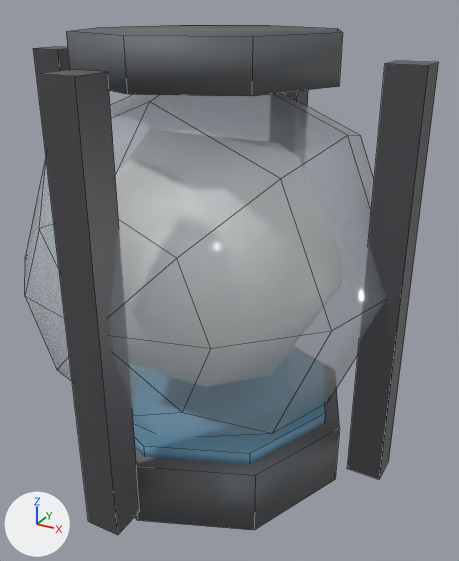
An edit to the Blender file assets/source/obj_core.blend, drawn before and after from the same camera.
Before and after are seen from a camera (50 mm lens) standing at (0.746, -1.267, 1.126) and looking at (0.047, 0.004, 0.491). The axes (+X, +Y, +Z) are drawn at lower left. The lights are the same throughout. The older version comes first. Mesh edges are drawn as thin lines.

In view in the first picture: 'obj_core'.
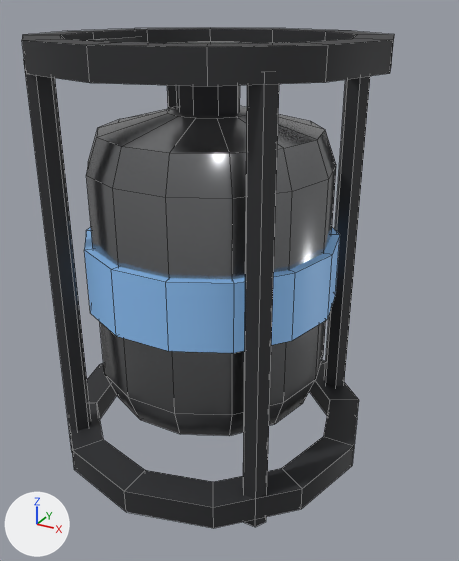
What changed in the scene script:
```text
Change mat_ns_trim:
    mat_ns_trim.roughness: 0.44 -> 0.28
Change mat_ns_body_dark:
    mat_ns_body_dark.base_color: (0.13, 0.14, 0.15) -> (0.026, 0.027, 0.03)  # dark grey #65696c -> dark grey #2d2e30
Change me_obj_core_mesh:
    remove me_obj_core_mesh.from_pydata(...)  # 142 vertices, 126 faces; spans x -0.48..0.48, y -0.48..0.48, z 0.0..1.07
    remove me_obj_core_mesh.materials.append(mat_ns_energy_white)  # white #ecedec
    remove me_obj_core_mesh.materials.append(mat_ns_glass)  # light grey #cedadf
    add me_obj_core_mesh.from_pydata(...)  # 364 vertices, 324 faces; spans x -0.4..0.4, y -0.4..0.4, z 0.04..1.06
    me_obj_core_mesh part 1: a new loose piece, a 6-sided cylinder along z spanning x 0.225..0.285, y -0.281..-0.229, z 0.04..1.02, in mat_ns_body_dark (dark grey #2d2e30)
    me_obj_core_mesh part 2: a new loose piece, a 6-sided cylinder along z spanning x -0.285..-0.225, y -0.281..-0.229, z 0.04..1.02, in mat_ns_body_dark (dark grey #2d2e30)
    me_obj_core_mesh part 3: a new loose piece, a 6-sided cylinder along z spanning x -0.285..-0.225, y 0.229..0.281, z 0.04..1.02, in mat_ns_body_dark (dark grey #2d2e30)
    me_obj_core_mesh part 4: a new loose piece, a 6-sided cylinder along z spanning x 0.225..0.285, y 0.229..0.281, z 0.04..1.02, in mat_ns_body_dark (dark grey #2d2e30)
    me_obj_core_mesh part 5: a new loose piece, a 6-sided cylinder along y spanning x -0.326..-0.274, y -0.18..0.18, z 0.997..1.043, in mat_ns_body_dark (dark grey #2d2e30)
    me_obj_core_mesh part 6: the loose piece of 42 vertices spanning x -0.46..0.46, y -0.46..0.46, z 0.09..1.01 is rebuilt with 84 vertices and now spans x -0.29..0.29, y -0.283..0.283, z 0.16..0.9, in mat_ns_steel (grey #939496)
    me_obj_core_mesh part 7: the loose piece of 16 vertices spanning x -0.36..0.36, y -0.36..0.36, z 0.0..0.16 is rebuilt with 48 vertices and now spans x -0.4..0.4, y -0.4..0.4, z 0.06..0.12
    me_obj_core_mesh part 8: the loose piece of 16 vertices spanning x -0.3..0.3, y -0.3..0.3, z 0.97..1.07 is rebuilt with 48 vertices and now spans x -0.4..0.4, y -0.4..0.4, z 1.0..1.06
    me_obj_core_mesh part 9: a new loose piece of 56 vertices spanning x -0.31..0.31, y -0.302..0.302, z 0.45..0.61, in mat_ns_team (blue #76a2ce, glowing blue #76a2ce)
    me_obj_core_mesh part 10: a new loose piece of 32 vertices spanning x -0.11..0.11, y -0.11..0.11, z 0.88..1.04, in mat_ns_trim (dark grey #37373a)
    me_obj_core_mesh part 11: the loose piece of 16 vertices spanning x -0.32..0.32, y -0.32..0.32, z 0.15..0.19 is deleted
    me_obj_core_mesh part 12: the loose piece of 8 vertices spanning x -0.04..0.04, y -0.48..-0.4, z 0.08..1.02 is deleted
    me_obj_core_mesh part 13: the loose piece of 8 vertices spanning x -0.48..-0.4, y -0.04..0.04, z 0.08..1.02 is deleted
    me_obj_core_mesh part 14: the loose piece of 8 vertices spanning x -0.04..0.04, y 0.4..0.48, z 0.08..1.02 is deleted
    me_obj_core_mesh part 15: the loose piece of 8 vertices spanning x 0.4..0.48, y -0.04..0.04, z 0.08..1.02 is deleted
    other edits to the shape of me_obj_core_mesh do not show in these pictures
    remove me_obj_core_mesh.materials.append(mat_ns_energy_cyan)  # blue #6fa6c4
    add me_obj_core_mesh.materials.append(mat_ns_steel)  # grey #939496
    add me_obj_core_mesh.materials.append(mat_ns_team)  # blue #76a2ce, glowing blue #76a2ce
```

Where the change shows, as pixel boxes (x1, y1, x2, y2) in the pictures (459 x 561 px):
'obj_core', surface changed, recoloured, reshaped (10% narrower)
    before: (25, 25, 439, 535)
    after: (22, 28, 394, 528)
part 1 of me_obj_core_mesh, added
    after: (243, 72, 279, 527)
part 2 of me_obj_core_mesh, added
    after: (24, 61, 91, 449)
part 3 of me_obj_core_mesh, added
    after: (167, 85, 180, 109)
part 4 of me_obj_core_mesh, added
    after: (324, 76, 370, 387)
part 5 of me_obj_core_mesh, added (mostly hidden)
    after: (87, 38, 145, 43)
part 6 of me_obj_core_mesh, rebuilt
    before: (25, 93, 386, 437)
    after: (86, 106, 336, 436)
part 7 of me_obj_core_mesh, rebuilt
    before: (135, 389, 340, 530)
    after: (70, 360, 359, 528)
part 8 of me_obj_core_mesh, rebuilt (34% wider, 17% shorter)
    before: (66, 25, 343, 96)
    after: (22, 28, 394, 87)
part 9 of me_obj_core_mesh, added
    after: (84, 227, 340, 353)
part 10 of me_obj_core_mesh, added
    after: (174, 42, 240, 116)
part 11 of me_obj_core_mesh, deleted
    before: (133, 404, 325, 464)
part 12 of me_obj_core_mesh, deleted
    before: (36, 69, 140, 535)
part 13 of me_obj_core_mesh, deleted
    before: (33, 47, 70, 154)
part 14 of me_obj_core_mesh, deleted (mostly hidden)
    before: (284, 90, 308, 106)
part 15 of me_obj_core_mesh, deleted
    before: (347, 61, 439, 479)
